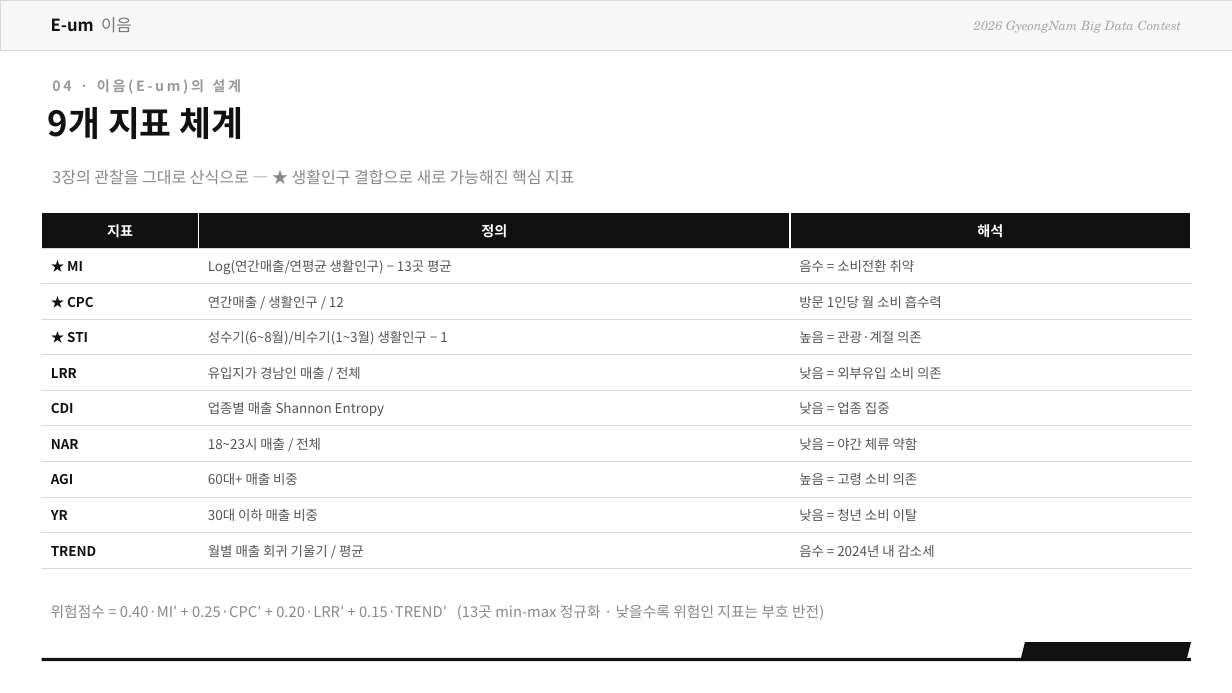
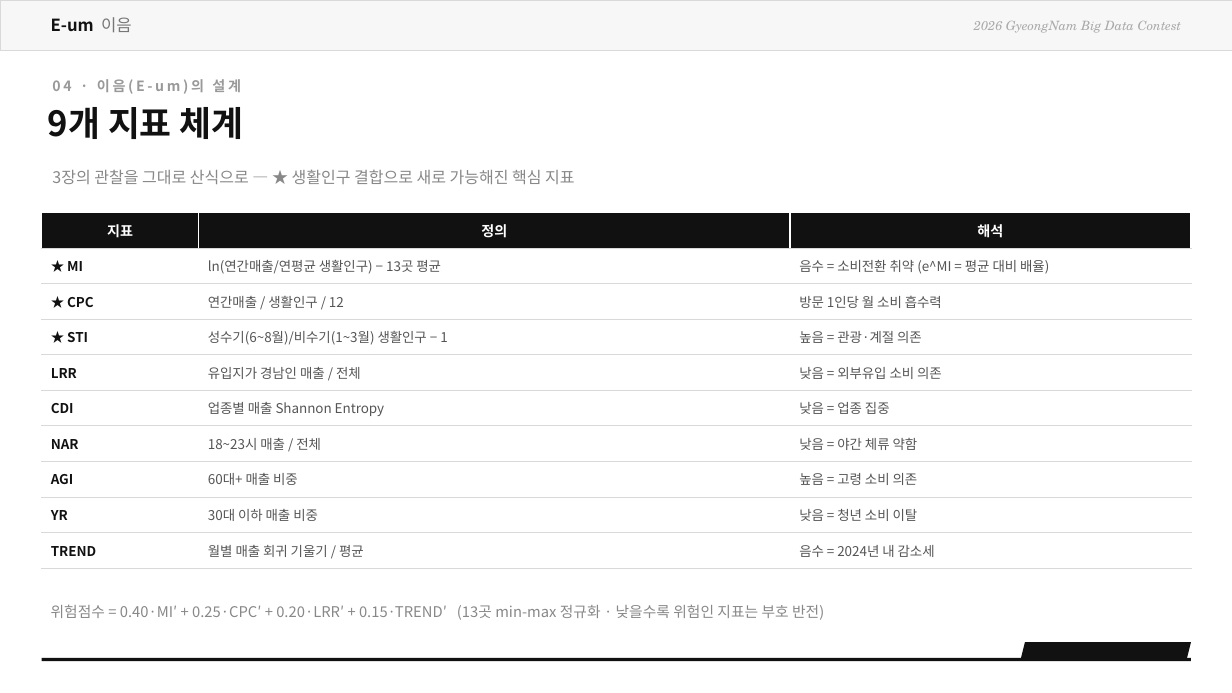
Before and after one commit to OHSUHWAN-418/BigData-Project, a slide deck: slide 9 of eum_package/이음_발표자료_v3.pptx. Drawn at 1232x693 pixels with LibreOffice and Linux fonts; fonts in the diff are those of the drawing. Boxes give left, top, right and bottom in pixels: in the first picture for what was removed or moved away, otherwise in the second. Text is boxed around its words. In the diff, an @@ line names an element or a change of style, - is before the commit and + after.

```diff
--- a/eum_package/이음_발표자료_v3.pptx
+++ b/eum_package/이음_발표자료_v3.pptx
@@ table at (x1=42, y1=213, x2=1191, y2=561) @@
-row 2, column 2: Log(연간매출/연평균 생활인구) − 13곳 평균
+row 2, column 2: ln(연간매출/연평균 생활인구) − 13곳 평균
-row 2, column 3: 음수 = 소비전환 취약
+row 2, column 3: 음수 = 소비전환 취약 (e^MI = 평균 대비 배율)
```
Also in this commit, not shown: 4 other slides changed, 3 other files.
